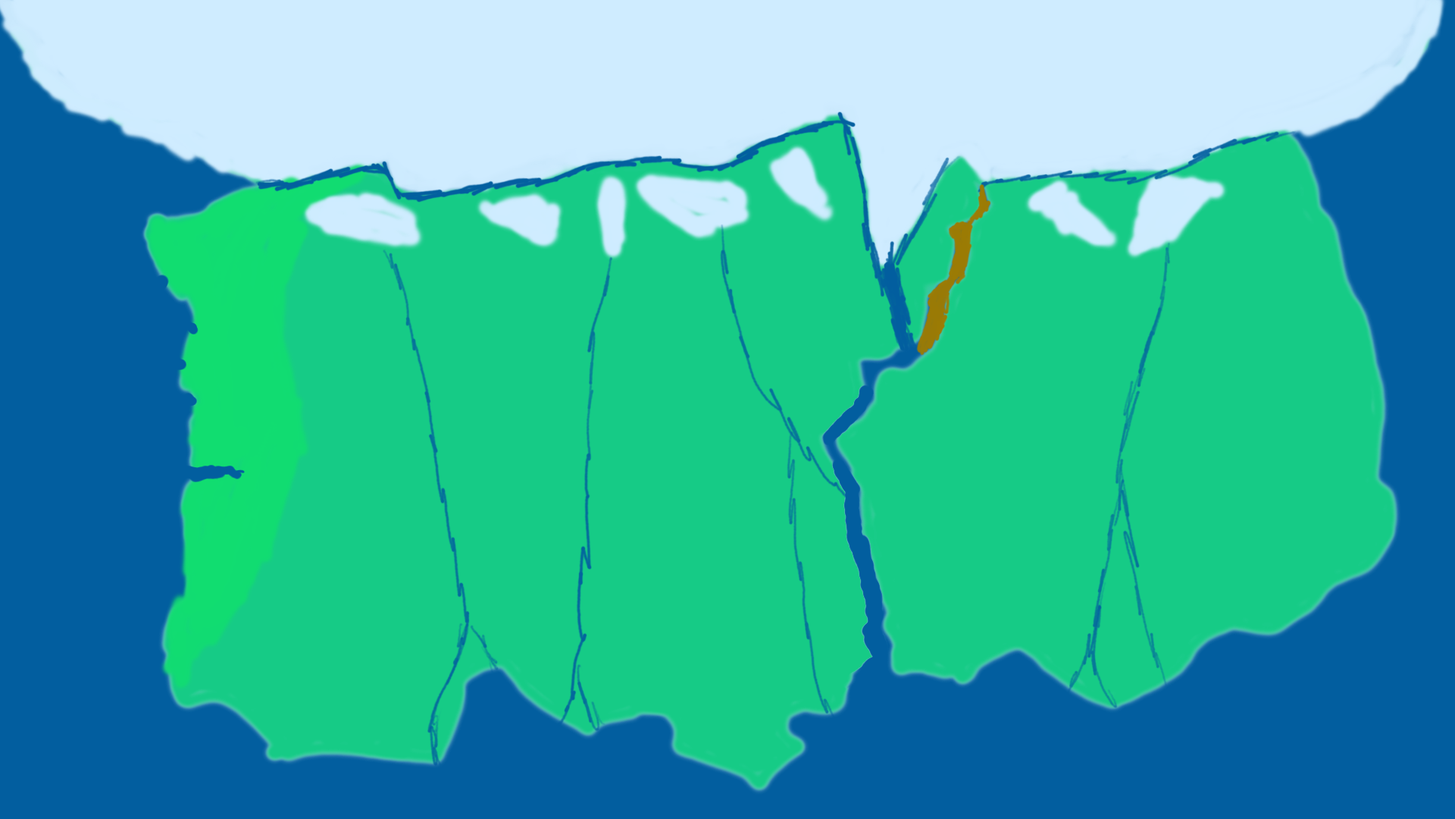
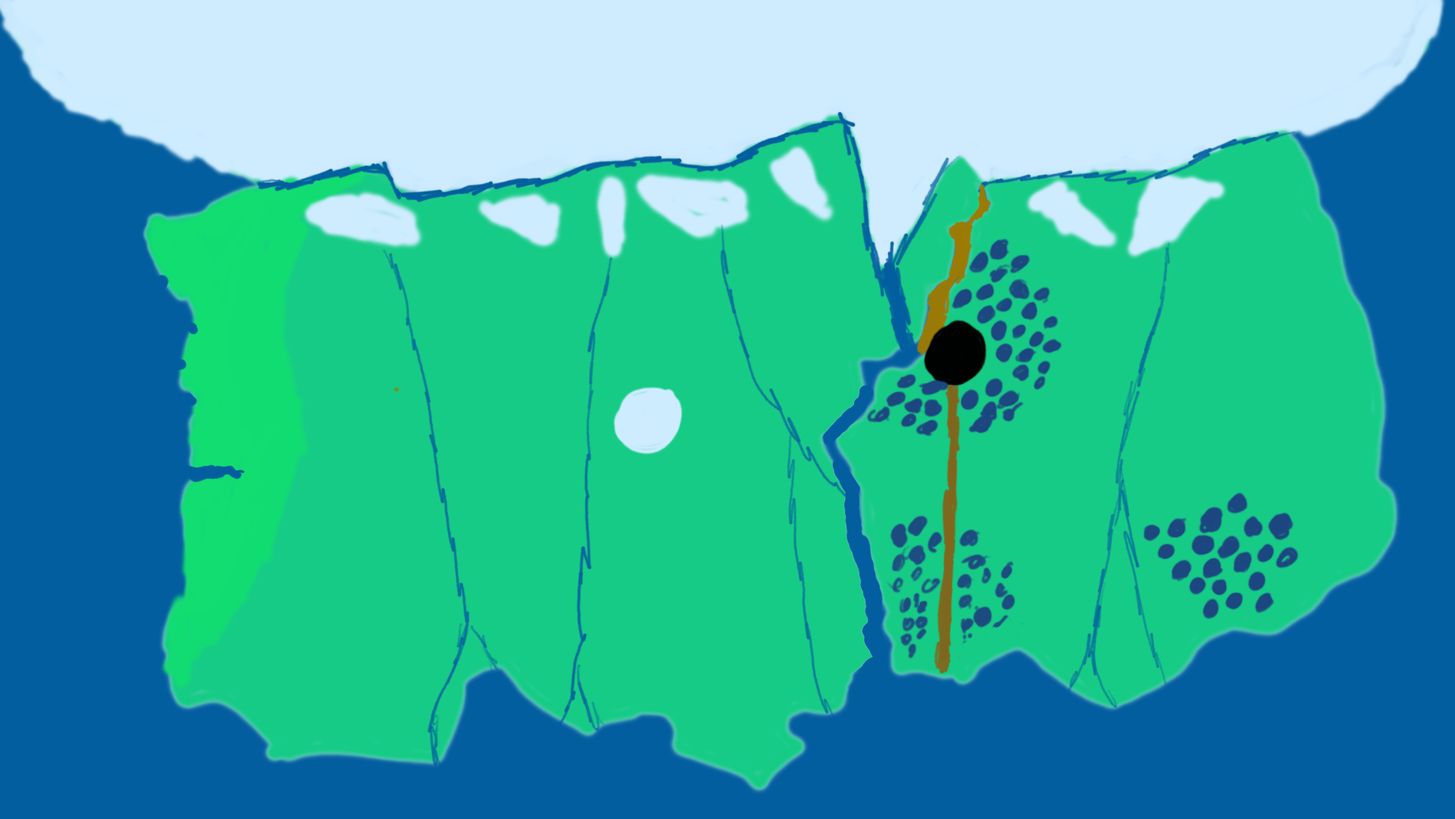
Revision of a layered 1455 × 819 image; what changed, layer by layer:
painted on "Paint Layer 1" over box(393, 238, 1300, 674)
painted on "Background" over box(393, 238, 1300, 674)
